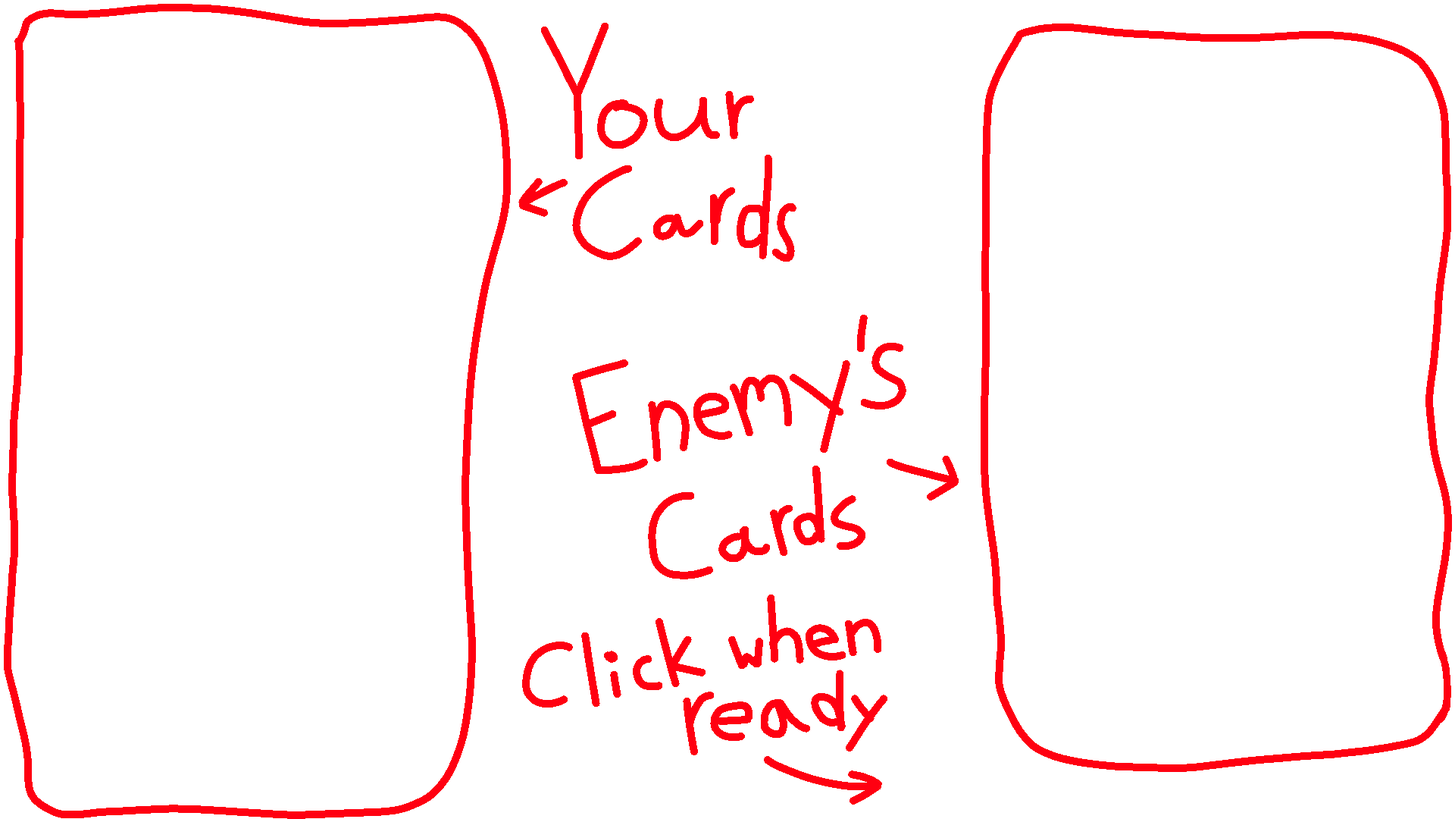
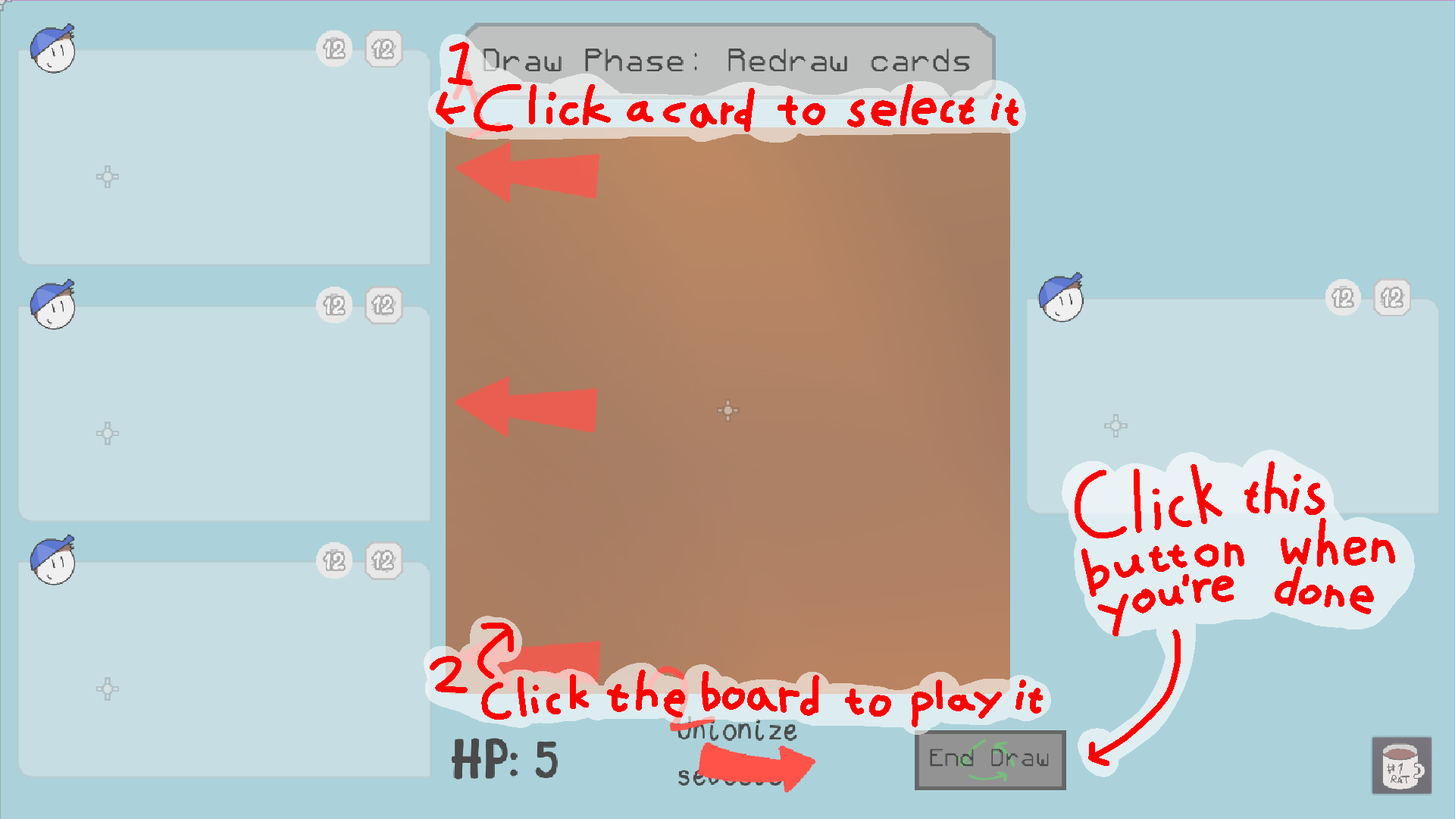
Revision of a layered 1455 x 819 image; what changed, layer by layer:
added layer "Målarlager 6" above "Målarlager 8" over <box>1036,437,1425,777</box>
added layer "Målarlager 8" (63%) above "Målarlager 5" over <box>1018,436,1455,819</box>
added layer "Målarlager 5" above "Målarlager 7" over <box>388,0,1068,728</box>
added layer "Målarlager 7" (60%) above "Målarlager 4" over <box>388,0,1068,777</box>
hid "Målarlager 4" over <box>485,582,922,819</box>
hid "Målarlager 3" over <box>533,291,971,583</box>
hid "Målarlager 2" over <box>485,0,825,292</box>
hid "Målarlager 1", painted on it over <box>0,0,1455,819</box>
showed "Målarlager 1 (inklistrad)", opacity 25% → 71%, painted on it over <box>0,0,1455,819</box>
